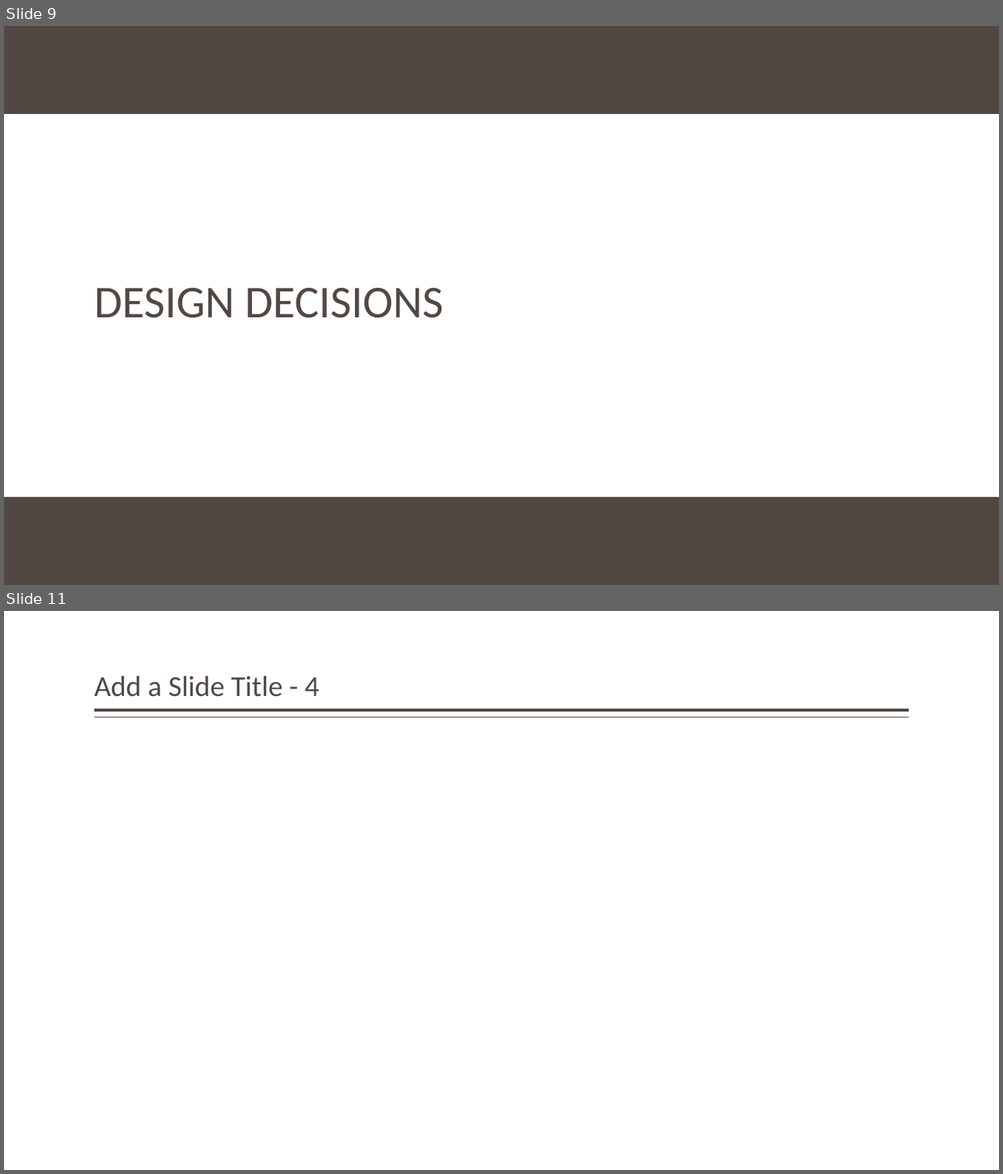
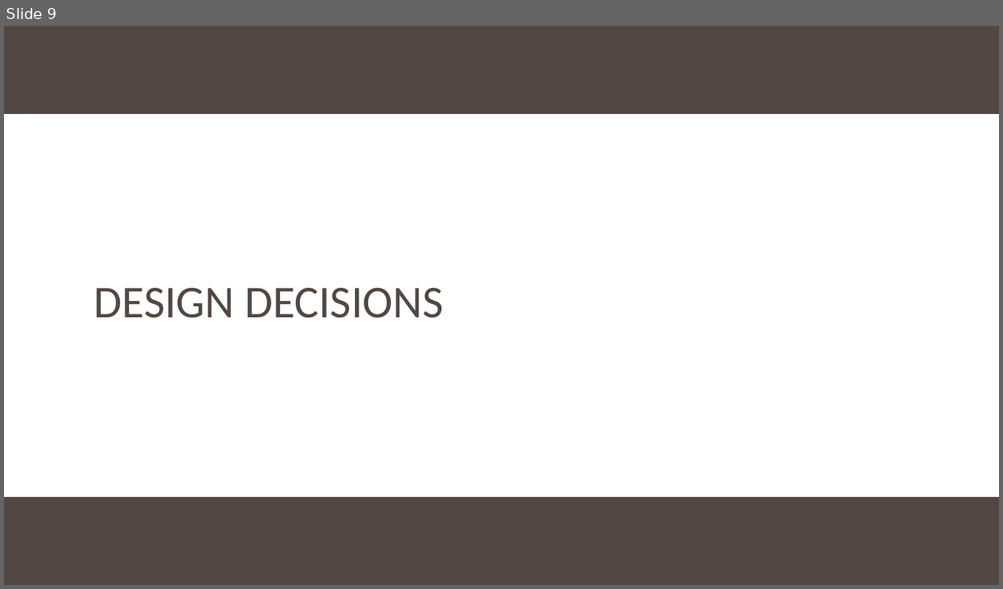
Before and after one commit to StateControlled/SE450_Final_Project, a slide deck: Final Project.pptx. Shown one above the other, each under a label of ours: slides 9 and 11 before the commit, slide 9 after it; the slides between them are not shown. The pictures are 1003x1174 and 1003x589 pixels, drawn with LibreOffice and Linux fonts; fonts in the diff are those of the drawing; background and template pictures are left out. Boxes give left, top, right and bottom in pixels: in the first picture for what was removed or moved away, otherwise in the second. Text is boxed around its words. In the diff, an @@ line names an element or a change of style, - is before the commit and + after.

```diff
--- a/Final Project.pptx
+++ b/Final Project.pptx
@@ slide 11 removed at box(4, 611, 999, 1170), background #FFFFFF @@
@@ title removed at box(94, 675, 319, 697) @@
-Add a Slide Title - 4
@@ line removed from (909, 710) to (94, 710) @@
@@ line removed from (909, 718) to (94, 718) @@
```
Also in this commit, not shown: 6 slides added, 4 other slides removed, 19 other files.
